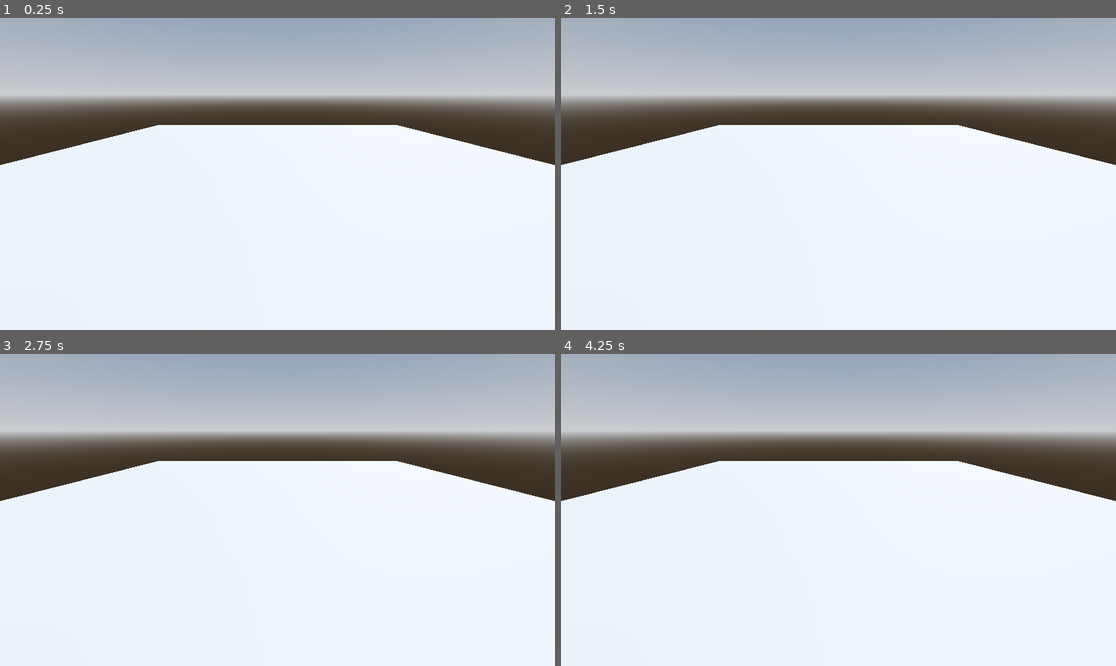
Above: before the commit, frames 1-4 (two rows, left to right).
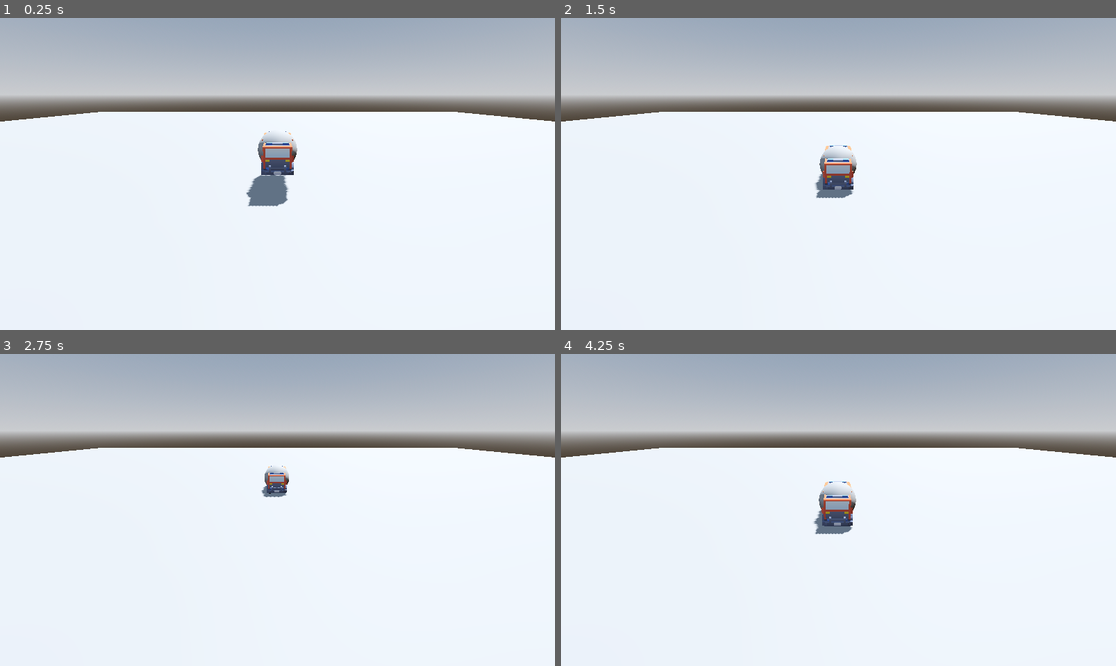
Above: after the commit, the same moments.

Repository: mpowell773/FireFighter
Game: Godot game, scene res://Scenes/main.tscn
Two runs of this game, one before a commit and one after it. Both use one fixed random seed, a clock stepped at 60 frames per second and the inputs below.
Inputs:
- Up to frame 1 (0.25 s): no input
- Up to frame 2 (1.5 s): hold D (steer_right, bound only after the commit) 0.53-1.28 s; tap Enter at 1.25 s; hold S (brake, bound only after the commit) from 1.28 s (still down)
- Up to frame 3 (2.75 s): release S (brake, bound only after the commit) at 2.03 s; hold D (steer_right, bound only after the commit) from 2.03 s (still down)
- Up to frame 4 (4.25 s): release D (steer_right, bound only after the commit) at 2.78 s; hold W (accelerate, bound only after the commit) 2.78-3.53 s; hold A (steer_left, bound only after the commit) from 3.53 s (still down)

The runs differ from the first frame. In frame 1, 8.8% of the frame differs, in the area x 0-100%, y 30-61%; in frame 2, 8.3%; in frame 3, 7.7%; in frame 4, 8.3%.

Commit message:
Add basic test scene and create accel and back motion

Diff:
--- /dev/null
+++ b/fire-fighter/Scenes/fire_truck.gd
@@ -0,0 +1,38 @@
+extends RigidBody3D
+
+#----
+# Much of this script derives from the KidsCanCode arcade tut
+#----
+
+@onready var car_mesh: Node3D = $CarMesh
+@onready var body_mesh: MeshInstance3D = $CarMesh/body
+@onready var wheel_left: MeshInstance3D = $"CarMesh/wheel-front-left"
+@onready var wheel_right: MeshInstance3D = $"CarMesh/wheel-front-right"
+@onready var ground_ray: RayCast3D = $CarMesh/RayCast3D
+
+var sphere_offset := Vector3.DOWN
+var acceleration := 35.0
+# Turn amount in degrees
+var steering := 18.0
+var turn_speed := 4.0
+# Below this speed value, car won't turn
+var turn_stop_limit := 0.75
+
+var speed_input := 0.0
+var turn_input := 0.0
+
+
+func _physics_process(_delta: float) -> void:
+	car_mesh.position = position + sphere_offset
+	if ground_ray.is_colliding():
+		apply_central_force(car_mesh.global_transform.basis.z * speed_input)
+
+
+func _process(_delta: float) -> void:
+	if not ground_ray.is_colliding():
+		print("in air")
+		return
+	speed_input = Input.get_axis("brake", "accelerate") * acceleration
+	turn_input = Input.get_axis("steer_left", "steer_right") * deg_to_rad(steering)
+	wheel_right.rotation.y = turn_input
+	wheel_left.rotation.y = turn_input
--- a/fire-fighter/Scenes/fire_truck.tscn
+++ b/fire-fighter/Scenes/fire_truck.tscn
@@ -1,7 +1,35 @@
-[gd_scene load_steps=2 format=3 uid="uid://c5sk2ve10eyp"]
+[gd_scene load_steps=6 format=3 uid="uid://c5sk2ve10eyp"]
 
 [ext_resource type="PackedScene" uid="uid://dnglf3e5thtxw" path="res://Assets/Vehicles/firetruck.glb" id="1_hjhou"]
+[ext_resource type="Script" uid="uid://brrbvjam0d7u2" path="res://Scenes/fire_truck.gd" id="1_kjkob"]
 
-[node name="FireTruck" type="Node3D"]
+[sub_resource type="PhysicsMaterial" id="PhysicsMaterial_hjhou"]
+bounce = 0.1
 
-[node name="firetruck" parent="." instance=ExtResource("1_hjhou")]
+[sub_resource type="SphereShape3D" id="SphereShape3D_kjkob"]
+radius = 1.0
+
+[sub_resource type="SphereMesh" id="SphereMesh_kjkob"]
+radius = 1.0
+height = 2.0
+
+[node name="FireTruck" type="RigidBody3D"]
+collision_layer = 2
+physics_material_override = SubResource("PhysicsMaterial_hjhou")
+gravity_scale = 5.0
+angular_damp = 10.0
+script = ExtResource("1_kjkob")
+
+[node name="CollisionShape3D" type="CollisionShape3D" parent="."]
+shape = SubResource("SphereShape3D_kjkob")
+
+[node name="MeshInstance3D" type="MeshInstance3D" parent="CollisionShape3D"]
+mesh = SubResource("SphereMesh_kjkob")
+
+[node name="CarMesh" parent="." instance=ExtResource("1_hjhou")]
+top_level = true
+
+[node name="RayCast3D" type="RayCast3D" parent="CarMesh"]
+transform = Transform3D(1, 0, 0, 0, 1, 0, 0, 0, 1, 0, 0.5, 0)
+
+[editable path="CarMesh"]
--- a/fire-fighter/Scenes/main.tscn
+++ b/fire-fighter/Scenes/main.tscn
@@ -1,10 +1,14 @@
-[gd_scene load_steps=2 format=3 uid="uid://dny5lug21b03j"]
+[gd_scene load_steps=3 format=3 uid="uid://dny5lug21b03j"]
 
 [ext_resource type="PackedScene" uid="uid://dex570upjh1mw" path="res://Scenes/test_world.tscn" id="1_jjgbg"]
+[ext_resource type="PackedScene" uid="uid://c5sk2ve10eyp" path="res://Scenes/fire_truck.tscn" id="2_bo1nx"]
 
 [node name="Main" type="Node"]
 
 [node name="TestWorld" parent="." instance=ExtResource("1_jjgbg")]
 
 [node name="Camera3D" type="Camera3D" parent="."]
-transform = Transform3D(1, 0, 0, 0, 0.93167853, 0.36328375, 0, -0.36328375, 0.93167853, 0, 11.823785, 37.673996)
+transform = Transform3D(1, 0, 0, 0, 0.93167853, 0.36328375, 0, -0.36328375, 0.93167853, 0, 4.509, 10.179)
+
+[node name="FireTruck" parent="." instance=ExtResource("2_bo1nx")]
+transform = Transform3D(1, 0, 0, 0, 1, 0, 0, 0, 1, 0, 3.2953162, 0)
--- a/fire-fighter/Scenes/test_world.tscn
+++ b/fire-fighter/Scenes/test_world.tscn
@@ -23,5 +23,7 @@
 shadow_enabled = true
 
 [node name="CSGBox3D" type="CSGBox3D" parent="."]
-transform = Transform3D(1, 0, 0, 0, 1, 0, 0, 0, 1, 0, -0.5, 0)
+transform = Transform3D(1, 0, 0, 0, 1, 0, 0, 0, 1, 0.075, -0.5, -0.055)
+use_collision = true
+collision_mask = 0
 size = Vector3(100, 1, 100)
--- a/fire-fighter/project.godot
+++ b/fire-fighter/project.godot
@@ -14,3 +14,26 @@
 run/main_scene="uid://dny5lug21b03j"
 config/features=PackedStringArray("4.5", "Forward Plus")
 config/icon="res://icon.svg"
+
+[input]
+
+accelerate={
+"deadzone": 0.2,
+"events": [Object(InputEventKey,"resource_local_to_scene":false,"resource_name":"","device":-1,"window_id":0,"alt_pressed":false,"shift_pressed":false,"ctrl_pressed":false,"meta_pressed":false,"pressed":false,"keycode":0,"physical_keycode":87,"key_label":0,"unicode":119,"location":0,"echo":false,"script":null)
+]
+}
+brake={
+"deadzone": 0.2,
+"events": [Object(InputEventKey,"resource_local_to_scene":false,"resource_name":"","device":-1,"window_id":0,"alt_pressed":false,"shift_pressed":false,"ctrl_pressed":false,"meta_pressed":false,"pressed":false,"keycode":0,"physical_keycode":83,"key_label":0,"unicode":115,"location":0,"echo":false,"script":null)
+]
+}
+steer_left={
+"deadzone": 0.2,
+"events": [Object(InputEventKey,"resource_local_to_scene":false,"resource_name":"","device":-1,"window_id":0,"alt_pressed":false,"shift_pressed":false,"ctrl_pressed":false,"meta_pressed":false,"pressed":false,"keycode":0,"physical_keycode":65,"key_label":0,"unicode":97,"location":0,"echo":false,"script":null)
+]
+}
+steer_right={
+"deadzone": 0.2,
+"events": [Object(InputEventKey,"resource_local_to_scene":false,"resource_name":"","device":-1,"window_id":0,"alt_pressed":false,"shift_pressed":false,"ctrl_pressed":false,"meta_pressed":false,"pressed":false,"keycode":0,"physical_keycode":68,"key_label":0,"unicode":100,"location":0,"echo":false,"script":null)
+]
+}
Not shown, added: fire-fighter/Scenes/fire_truck.gd.uid
